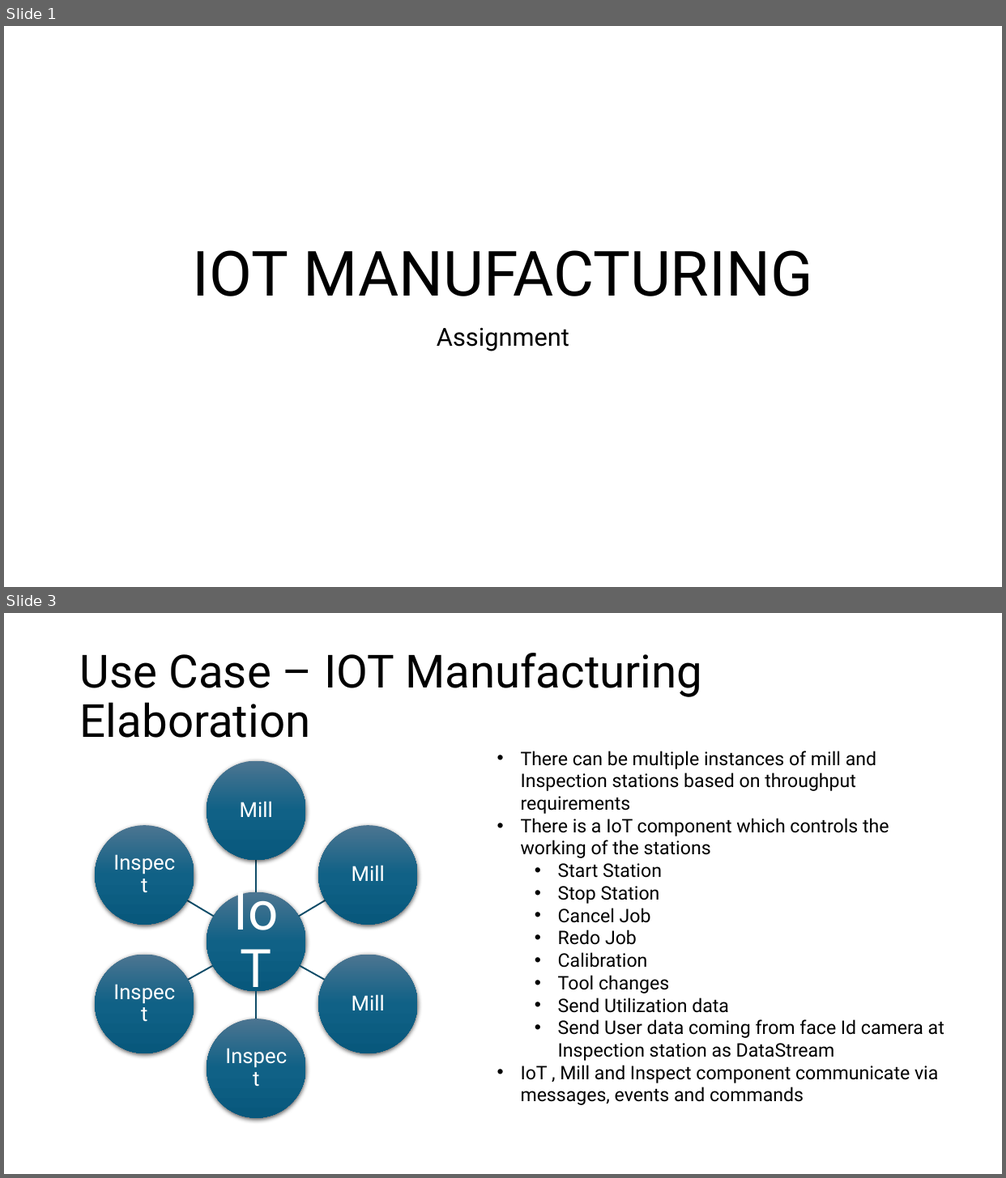
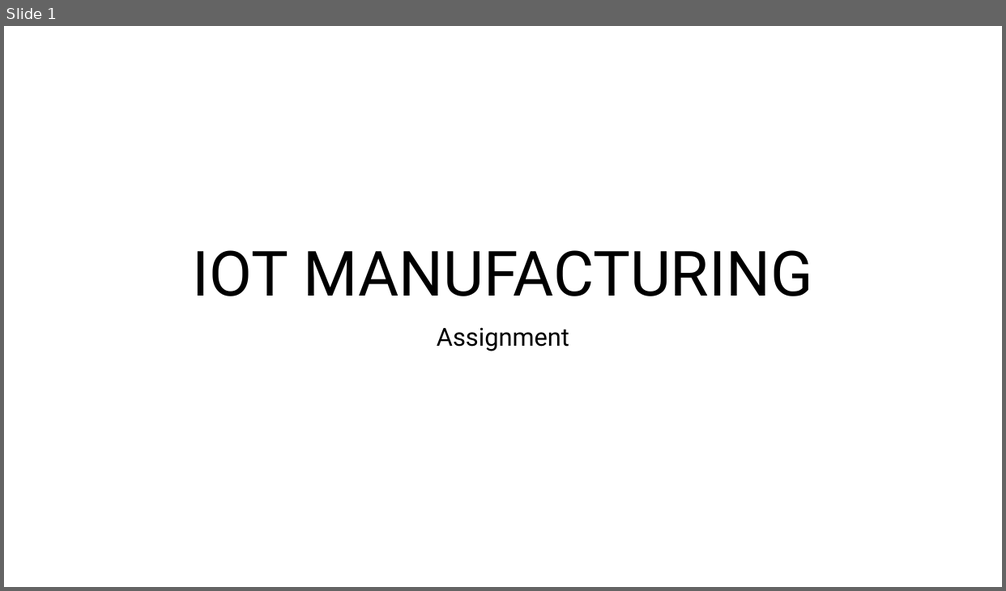
Before and after one commit to pankajkhara/advansys, a slide deck: docs/Assignment.pptx. Shown one above the other, each under a label of ours: slides 1 and 3 before the commit, slide 1 after it; the slides between them are not shown. The pictures are 1006x1178 and 1006x591 pixels, drawn with LibreOffice and Linux fonts; fonts in the diff are those of the drawing. Boxes give left, top, right and bottom in pixels: in the first picture for what was removed or moved away, otherwise in the second. Text is boxed around its words. In the diff, an @@ line names an element or a change of style, - is before the commit and + after.

```diff
--- a/docs/Assignment.pptx
+++ b/docs/Assignment.pptx
@@ slide 3 removed at [4,613,1002,1174], background #FFFFFF @@
@@ title removed at [80,653,702,738] @@
-Use Case – IOT Manufacturing Elaboration
@@ text removed at [521,751,944,1105] @@
-• There can be multiple instances of mill and Inspection stations based on throughput requirements
-• There is a IoT component which controls the working of the stations
-  • Start Station
-  • Stop Station
-  • Cancel Job
-  • Redo Job
-  • Calibration
-  • Tool changes
-  • Send Utilization data
-  • Send User data coming from face Id camera at Inspection station as DataStream
-• IoT , Mill and Inspect component communicate via messages, events and commands
@@ group removed at [95,761,417,1118]: 7 ellipses, 7 texts, 6 freeform shapes @@
-IoT
-Mill
-Mill
-Mill
-Inspect
-Inspect
-Inspect
```
Also in this commit, not shown: 1 slide changed, 3 slides added.
